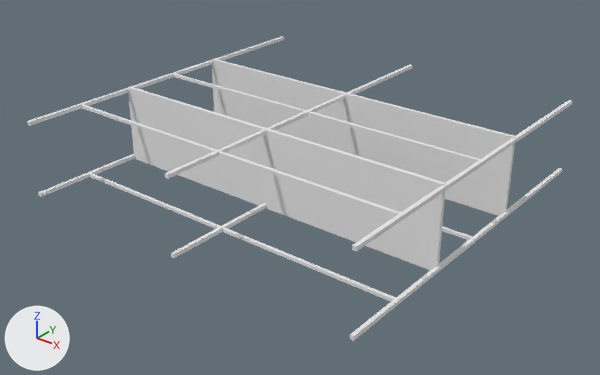
An edit to the OBJ model data/map/meshes/scaffold.obj, drawn before and after from the same camera.
Camera for both pictures: a camera (50 mm lens) standing at (751.0, -1260.0, 520.0) and looking at (7.0, -330.0, -56.0). Lighting does not change. The marker at lower left points along +X, +Y and +Z. The picture after the commit comes second. Where no turn or scale is listed for an object, it has been applied to the vertices. Vertices at exactly the same position are counted once.

Objects in the first picture: 'scaffold'.
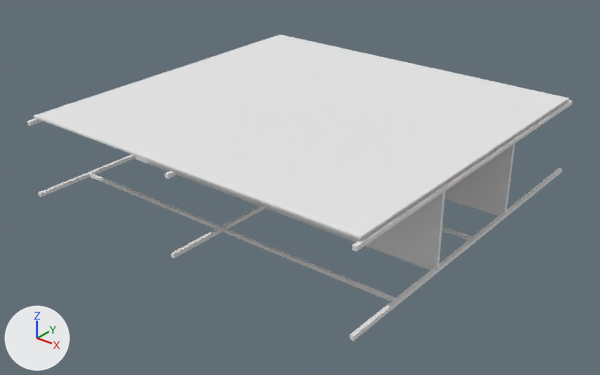
Where the change shows, as pixel boxes [x1, y1, x2, y2] in the pictures (600 x 375 px):
'scaffold', reshaped
    before: [27, 36, 573, 341]
    after: [27, 35, 573, 341]
part 1 of me_scaffold, added
    after: [34, 35, 569, 239]

Edits to the bpy script that builds the scene:
```text
Add mat_m_tarp:
    mat_m_tarp = principled_material('M_Tarp')
    mat_m_tarp.base_color = (0.8, 0.8, 0.8)  # white #e7e7e7
    mat_m_tarp.roughness = 1.0
Change me_scaffold:
    used by ob_scaffold; location = (0.0, 0.0, 0.0)
    remove me_scaffold.from_pydata(...)  # 96 vertices, 96 faces; spans x -303.0..303.0, y -600.0..0.0, z -65.0..65.0
    add me_scaffold.from_pydata(...)  # 104 vertices, 104 faces; spans x -303.0..303.0, y -600.0..0.0, z -65.0..70.0
    me_scaffold part 1: a new loose piece, a box spanning x -300.0..300.0, y -590.0..-10.0, z 66.5..69.5, in mat_m_tarp (white #e7e7e7)
    add me_scaffold.materials.append(mat_m_tarp)  # white #e7e7e7
```
